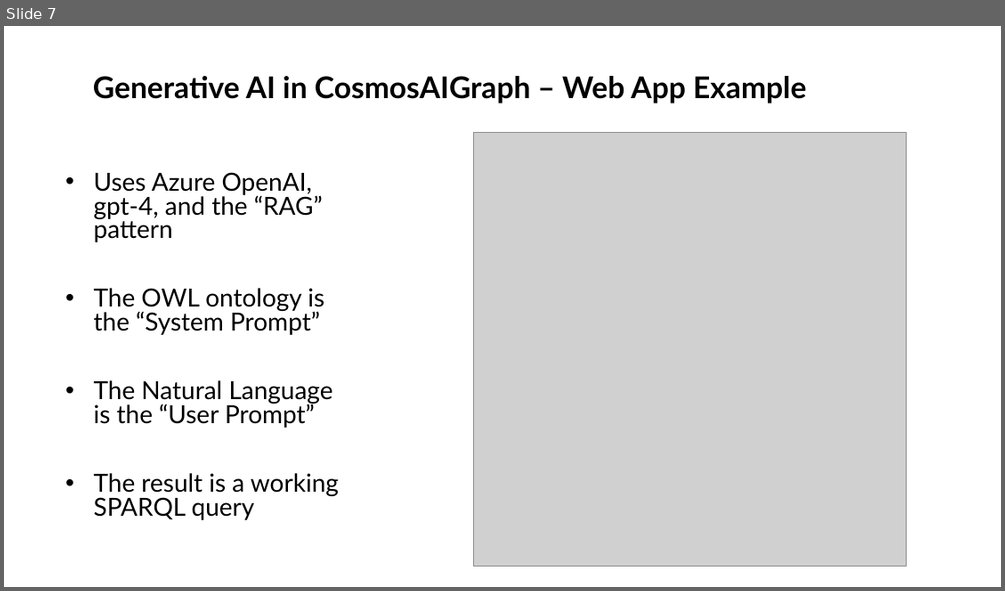
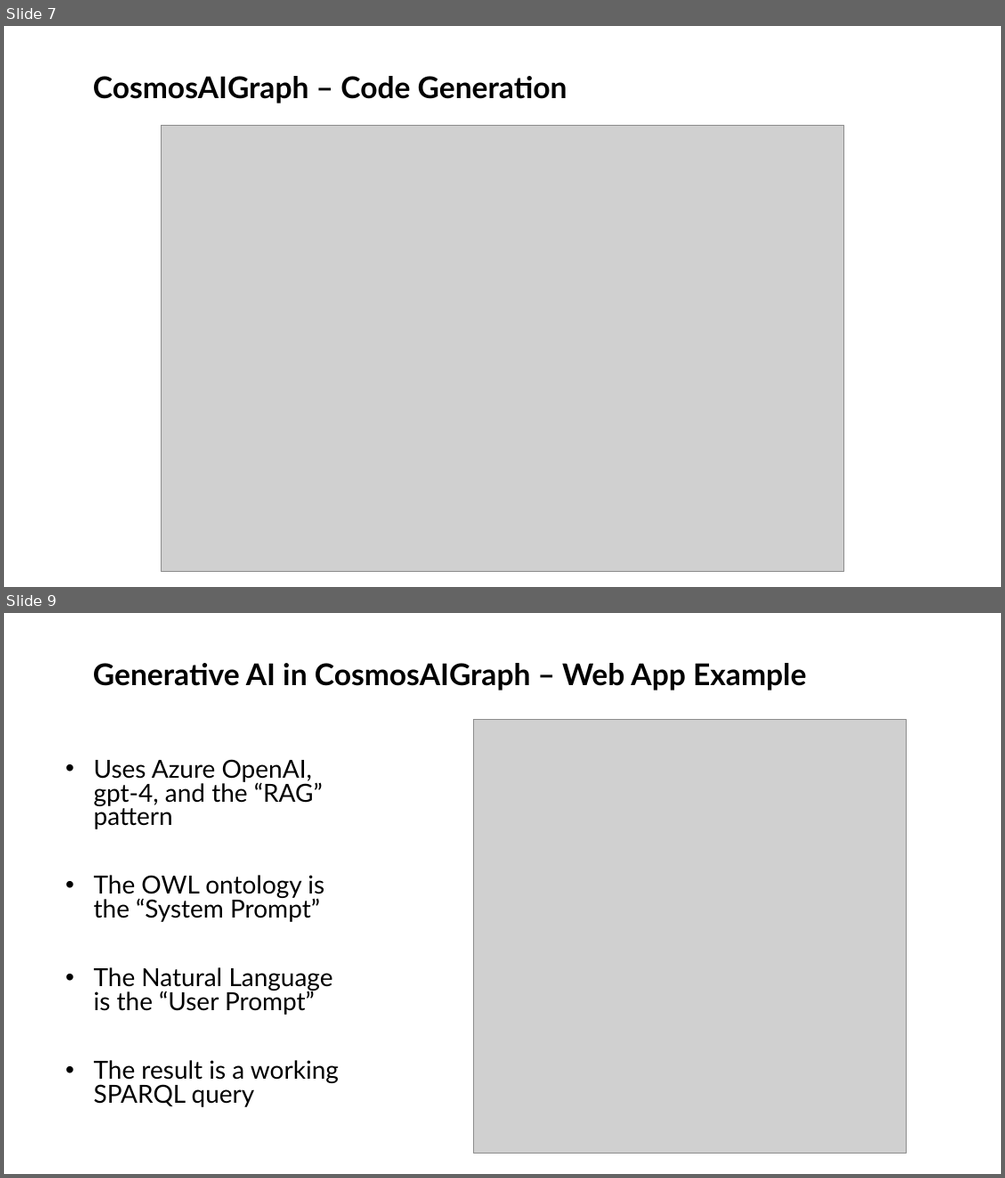
Before and after one commit to cjoakim/CosmosAIGraph, a slide deck: presentations/CosmosAIGraph-v2.pptx. Shown one above the other, each under a label of ours: slide 7 before the commit, slides 7 and 9 after it; the slides between them are not shown. The pictures are 1005x591 and 1005x1178 pixels, drawn with LibreOffice and Linux fonts; fonts in the diff are those of the drawing; grey boxes stand for pictures. Boxes give left, top, right and bottom in pixels: in the first picture for what was removed or moved away, otherwise in the second. Text is boxed around its words. In the diff, an @@ line names an element or a change of style, - is before the commit and + after.

```diff
--- a/presentations/CosmosAIGraph-v2.pptx
+++ b/presentations/CosmosAIGraph-v2.pptx
@@ slide 7 added at (x1=4, y1=26, x2=1001, y2=587), background #FFFFFF @@
@@ title added at (x1=93, y1=76, x2=567, y2=103), 28.8 pt, text #000000, bold @@
+CosmosAIGraph – Code Generation
@@ picture added at (x1=161, y1=126, x2=844, y2=572) @@
@@ what was slide 7 is now slide 9 @@
```
Also in this commit, not shown: 2 other slides added, 1 slide removed, 1 other file.
